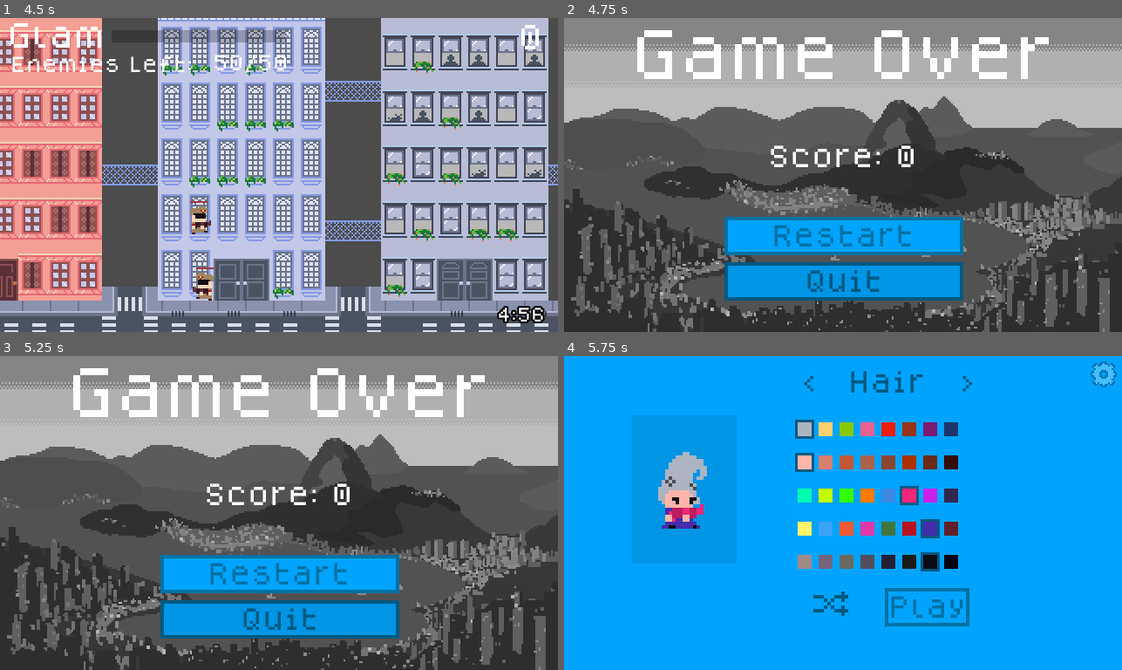
Above: before the commit, frames 1-4 (two rows, left to right).
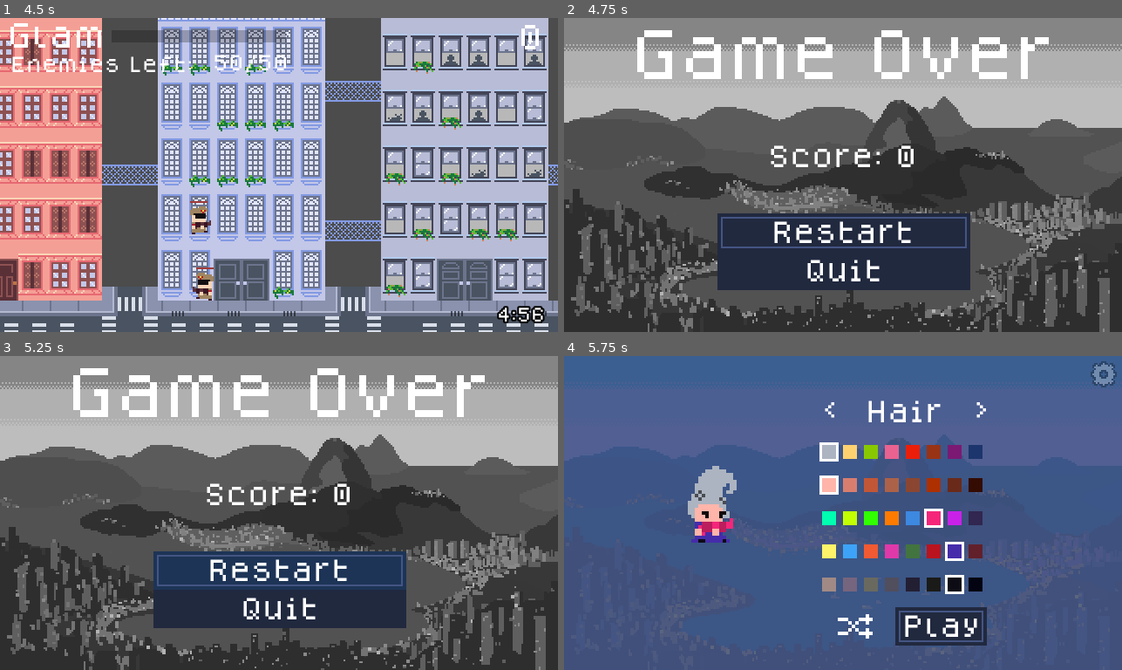
Above: after the commit, the same moments.

Repository: hamiltonromualdo/bring-ur-glam
Game: Godot game, scene res://src/Levels/EndGame.tscn
The game is run twice, just before and just after one commit, with the same random seed, the same clock (stepped at 60 frames per second) and the same inputs. This scene is started directly instead of the project's main scene. Sound files missing from this copy of the repository are replaced by a short silence.
Inputs (mouse positions are in pixels of both pictures, inside the frame that each line leads up to):
- Up to frame 1 (4.5 s): tap Enter (ui_accept) at 0.5, 0.77, 1.52, 3.02, 3.77 s; move the mouse to (401, 159) at 0.52 s; hold Right (ui_right) 0.53-2.03 s; move the mouse to (167, 190) at 1.27 s; move the mouse to (334, 105) at 2.02 s; hold Left (ui_left) 2.03-2.78 s; move the mouse to (251, 237) at 2.77 s; hold Right (ui_right) 2.78-4.28 s; move the mouse to (446, 222) at 3.52 s; move the mouse to (111, 127) at 4.27 s; hold Left (ui_left) from 4.28 s (still down)
- Up to frame 2 (4.75 s): keep holding Left (ui_left); tap Enter (ui_accept) at 4.52 s
- Up to frame 3 (5.25 s): release Left (ui_left) at 5 s; click "Restart" at 5 s
- Up to frame 4 (5.75 s): no input

Frame 1 is identical in both runs. In frame 2, 12% of the frame differs, in the area x 27-73%, y 62-90%; in frame 3, 12%; in frame 4, 100%, in the area x 0-100%, y 0-100%.

Commit message:
Change theme

Diff:
--- a/bring_ur_glam/assets/ui/flat_pixel_theme.tres
+++ b/bring_ur_glam/assets/ui/flat_pixel_theme.tres
@@ -14,37 +14,39 @@
 font_data = ExtResource( 2 )
 fallback/0 = SubResource( 6 )
 
-[sub_resource type="StyleBoxFlat" id=9]
-bg_color = Color( 0, 0.647059, 1, 1 )
-border_width_left = 2
-border_width_top = 2
-border_width_right = 2
-border_width_bottom = 2
-border_color = Color( 0, 0.447059, 0.647059, 1 )
+[sub_resource type="StyleBoxFlat" id=18]
+bg_color = Color( 0.117647, 0.207843, 0.341176, 0 )
+border_width_left = 1
+border_width_top = 1
+border_width_right = 1
+border_width_bottom = 1
+border_color = Color( 0.270588, 0.337255, 0.517647, 1 )
+expand_margin_left = 2.0
+expand_margin_right = 2.0
 
 [sub_resource type="StyleBoxFlat" id=3]
-bg_color = Color( 0, 0.647059, 1, 1 )
-border_width_left = 2
-border_width_top = 2
-border_width_right = 2
-border_width_bottom = 2
+bg_color = Color( 0.117647, 0.207843, 0.341176, 1 )
 border_color = Color( 0, 0.447059, 0.647059, 1 )
+expand_margin_left = 4.0
+expand_margin_right = 4.0
+expand_margin_top = 2.0
+expand_margin_bottom = 2.0
 
 [sub_resource type="StyleBoxFlat" id=1]
-bg_color = Color( 0, 0.588235, 0.901961, 1 )
-border_width_left = 2
-border_width_top = 2
-border_width_right = 2
-border_width_bottom = 2
-border_color = Color( 0, 0.352941, 0.509804, 1 )
+bg_color = Color( 0.133333, 0.164706, 0.25098, 1 )
+border_color = Color( 1, 1, 1, 1 )
+expand_margin_left = 4.0
+expand_margin_right = 4.0
+expand_margin_top = 2.0
+expand_margin_bottom = 2.0
 
 [sub_resource type="StyleBoxFlat" id=4]
-bg_color = Color( 0, 0.447059, 0.686275, 1 )
-border_width_left = 2
-border_width_top = 2
-border_width_right = 2
-border_width_bottom = 2
+bg_color = Color( 0.117647, 0.207843, 0.341176, 1 )
 border_color = Color( 0, 0.270588, 0.396078, 1 )
+expand_margin_left = 4.0
+expand_margin_right = 4.0
+expand_margin_top = 2.0
+expand_margin_bottom = 2.0
 
 [sub_resource type="StyleBoxLine" id=15]
 color = Color( 0, 0.270588, 0.396078, 1 )
@@ -79,12 +81,12 @@
 
 [resource]
 default_font = SubResource( 11 )
-Button/colors/font_color = Color( 0, 0.352941, 0.509804, 1 )
-Button/colors/font_color_focus = Color( 0, 0.447059, 0.647059, 1 )
-Button/colors/font_color_hover = Color( 0, 0.447059, 0.647059, 1 )
-Button/colors/font_color_pressed = Color( 0, 0.270588, 0.396078, 1 )
+Button/colors/font_color = Color( 1, 1, 1, 1 )
+Button/colors/font_color_focus = Color( 1, 1, 1, 1 )
+Button/colors/font_color_hover = Color( 1, 1, 1, 1 )
+Button/colors/font_color_pressed = Color( 0.270588, 0.337255, 0.517647, 1 )
 Button/fonts/font = SubResource( 2 )
-Button/styles/focus = SubResource( 9 )
+Button/styles/focus = SubResource( 18 )
 Button/styles/hover = SubResource( 3 )
 Button/styles/normal = SubResource( 1 )
 Button/styles/pressed = SubResource( 4 )
@@ -96,5 +98,5 @@
 HSlider/styles/grabber_area_highlight = SubResource( 16 )
 HSlider/styles/slider = SubResource( 17 )
 Label/fonts/font = SubResource( 10 )
-RichTextLabel/colors/default_color = Color( 0, 0.352941, 0.509804, 1 )
+RichTextLabel/colors/default_color = Color( 1, 1, 1, 1 )
 RichTextLabel/fonts/normal_font = SubResource( 8 )
--- a/bring_ur_glam/src/UserInterface/CustomizePlayer.tscn
+++ b/bring_ur_glam/src/UserInterface/CustomizePlayer.tscn
@@ -17,6 +17,7 @@
 [ext_resource path="res://src/UserInterface/ButtonWithSound.tscn" type="PackedScene" id=15]
 [ext_resource path="res://assets/icons/settings_pressed.png" type="Texture" id=16]
 [ext_resource path="res://src/UserInterface/SoundControl.tscn" type="PackedScene" id=17]
+[ext_resource path="res://assets/bg/menu_rio.png" type="Texture" id=18]
 
 [node name="CustomizablePlayer" type="Node2D"]
 script = ExtResource( 2 )
@@ -30,7 +31,7 @@
 scale = Vector2( 2, 2 )
 
 [node name="CompositionalSprites" parent="PlayerImages" index="0"]
-position = Vector2( 16, 16.5 )
+position = Vector2( 24.5, 20.5 )
 
 [node name="Control" type="Control" parent="."]
 margin_right = 40.0
@@ -41,10 +42,10 @@
 }
 
 [node name="VBoxContainer" type="VBoxContainer" parent="Control"]
-margin_left = 134.0
-margin_top = 5.0
-margin_right = 289.0
-margin_bottom = 197.0
+margin_left = 148.0
+margin_top = 22.0
+margin_right = 303.0
+margin_bottom = 199.0
 size_flags_horizontal = 3
 size_flags_vertical = 3
 custom_constants/separation = 11
@@ -55,11 +56,11 @@
 
 [node name="HBoxContainer" type="HBoxContainer" parent="Control/VBoxContainer"]
 margin_right = 155.0
-margin_bottom = 23.0
+margin_bottom = 19.0
 
 [node name="HairChangeLeft" type="Button" parent="Control/VBoxContainer/HBoxContainer"]
-margin_right = 13.0
-margin_bottom = 23.0
+margin_right = 9.0
+margin_bottom = 19.0
 text = "<"
 flat = true
 __meta__ = {
@@ -67,9 +68,9 @@
 }
 
 [node name="Hair" type="RichTextLabel" parent="Control/VBoxContainer/HBoxContainer"]
-margin_left = 17.0
-margin_right = 87.0
-margin_bottom = 23.0
+margin_left = 13.0
+margin_right = 83.0
+margin_bottom = 19.0
 rect_min_size = Vector2( 70, 0 )
 bbcode_enabled = true
 bbcode_text = "[center]Hair[/center]"
@@ -80,9 +81,9 @@
 }
 
 [node name="HairChangeRight" type="Button" parent="Control/VBoxContainer/HBoxContainer"]
-margin_left = 91.0
-margin_right = 104.0
-margin_bottom = 23.0
+margin_left = 87.0
+margin_right = 96.0
+margin_bottom = 19.0
 text = ">"
 flat = true
 __meta__ = {
@@ -90,9 +91,9 @@
 }
 
 [node name="HairColor" parent="Control/VBoxContainer" instance=ExtResource( 1 )]
-margin_top = 34.0
+margin_top = 30.0
 margin_right = 155.0
-margin_bottom = 42.0
+margin_bottom = 38.0
 
 [node name="ColorSwatch" type="TextureButton" parent="Control/VBoxContainer/HairColor" instance=ExtResource( 9 )]
 margin_right = 8.0
@@ -103,8 +104,7 @@
 __meta__ = {
 "_edit_use_anchors_": false
 }
-color = Color( 0.976471, 0.486275, 0.643137, 1 )
-contour = true
+color = Color( 0.678431, 0.709804, 0.760784, 1 )
 
 [node name="ColorSwatch2" type="TextureButton" parent="Control/VBoxContainer/HairColor" instance=ExtResource( 9 )]
 margin_left = 12.0
@@ -116,7 +116,7 @@
 __meta__ = {
 "_edit_use_anchors_": false
 }
-color = Color( 0.996078, 1, 0.815686, 1 )
+color = Color( 0.996078, 0.823529, 0.443137, 1 )
 
 [node name="ColorSwatch3" type="TextureButton" parent="Control/VBoxContainer/HairColor" instance=ExtResource( 9 )]
 margin_left = 24.0
@@ -128,7 +128,7 @@
 __meta__ = {
 "_edit_use_anchors_": false
 }
-color = Color( 0.8, 0.964706, 0.760784, 1 )
+color = Color( 0.537255, 0.788235, 0.00784314, 1 )
 
 [node name="ColorSwatch4" type="TextureButton" parent="Control/VBoxContainer/HairColor" instance=ExtResource( 9 )]
 margin_left = 36.0
@@ -140,7 +140,7 @@
 __meta__ = {
 "_edit_use_anchors_": false
 }
-color = Color( 0.486275, 0.811765, 0.737255, 1 )
+color = Color( 0.917647, 0.388235, 0.568627, 1 )
 
 [node name="ColorSwatch5" type="TextureButton" parent="Control/VBoxContainer/HairColor" instance=ExtResource( 9 )]
 margin_left = 48.0
@@ -152,7 +152,7 @@
 __meta__ = {
 "_edit_use_anchors_": false
 }
-color = Color( 0.968627, 0.780392, 0.239216, 1 )
+color = Color( 0.92549, 0.121569, 0.0431373, 1 )
 
 [node name="ColorSwatch6" type="TextureButton" parent="Control/VBoxContainer/HairColor" instance=ExtResource( 9 )]
 margin_left = 60.0
@@ -164,12 +164,37 @@
 __meta__ = {
 "_edit_use_anchors_": false
 }
-color = Color( 0.188235, 0.211765, 0, 1 )
+color = Color( 0.6, 0.203922, 0.0901961, 1 )
+
+[node name="ColorSwatch7" type="TextureButton" parent="Control/VBoxContainer/HairColor" instance=ExtResource( 9 )]
+margin_left = 72.0
+margin_right = 80.0
+margin_bottom = 8.0
+rect_min_size = Vector2( 8, 8 )
+expand = true
+script = ExtResource( 10 )
+__meta__ = {
+"_edit_use_anchors_": false
+}
+color = Color( 0.486275, 0.101961, 0.454902, 1 )
+contour = true
+
+[node name="ColorSwatch8" type="TextureButton" parent="Control/VBoxContainer/HairColor" instance=ExtResource( 9 )]
+margin_left = 84.0
+margin_right = 92.0
+margin_bottom = 8.0
+rect_min_size = Vector2( 8, 8 )
+expand = true
+script = ExtResource( 10 )
+__meta__ = {
+"_edit_use_anchors_": false
+}
+color = Color( 0.113725, 0.215686, 0.431373, 1 )
 
 [node name="SkinColor" parent="Control/VBoxContainer" instance=ExtResource( 8 )]
-margin_top = 53.0
+margin_top = 49.0
 margin_right = 155.0
-margin_bottom = 61.0
+margin_bottom = 57.0
 
 [node name="ColorSwatch" type="TextureButton" parent="Control/VBoxContainer/SkinColor" instance=ExtResource( 9 )]
 margin_right = 8.0
@@ -180,7 +205,7 @@
 __meta__ = {
 "_edit_use_anchors_": false
 }
-color = Color( 0.207843, 0.0509804, 0.00784314, 1 )
+color = Color( 1, 0.713726, 0.670588, 1 )
 
 [node name="ColorSwatch2" type="TextureButton" parent="Control/VBoxContainer/SkinColor" instance=ExtResource( 9 )]
 margin_left = 12.0
@@ -192,7 +217,7 @@
 __meta__ = {
 "_edit_use_anchors_": false
 }
-color = Color( 0.419608, 0.168627, 0.105882, 1 )
+color = Color( 0.85098, 0.498039, 0.439216, 1 )
 
 [node name="ColorSwatch3" type="TextureButton" parent="Control/VBoxContainer/SkinColor" instance=ExtResource( 9 )]
 margin_left = 24.0
@@ -204,7 +229,7 @@
 __meta__ = {
 "_edit_use_anchors_": false
 }
-color = Color( 0.54902, 0.278431, 0.196078, 1 )
+color = Color( 0.764706, 0.345098, 0.219608, 1 )
 
 [node name="ColorSwatch4" type="TextureButton" parent="Control/VBoxContainer/SkinColor" instance=ExtResource( 9 )]
 margin_left = 36.0
@@ -229,7 +254,7 @@
 __meta__ = {
 "_edit_use_anchors_": false
 }
-color = Color( 1, 0.713726, 0.670588, 1 )
+color = Color( 0.54902, 0.278431, 0.196078, 1 )
 
 [node name="ColorSwatch6" type="TextureButton" parent="Control/VBoxContainer/SkinColor" instance=ExtResource( 9 )]
 margin_left = 60.0
@@ -241,7 +266,7 @@
 __meta__ = {
 "_edit_use_anchors_": false
 }
-color = Color( 0.85098, 0.498039, 0.439216, 1 )
+color = Color( 0.678431, 0.192157, 0, 1 )
 
 [node name="ColorSwatch7" type="TextureButton" parent="Control/VBoxContainer/SkinColor" instance=ExtResource( 9 )]
 margin_left = 72.0
@@ -253,7 +278,7 @@
 __meta__ = {
 "_edit_use_anchors_": false
 }
-color = Color( 0.764706, 0.345098, 0.219608, 1 )
+color = Color( 0.419608, 0.168627, 0.105882, 1 )
 
 [node name="ColorSwatch8" type="TextureButton" parent="Control/VBoxContainer/SkinColor" instance=ExtResource( 9 )]
 margin_left = 84.0
@@ -265,12 +290,12 @@
 __meta__ = {
 "_edit_use_anchors_": false
 }
-color = Color( 0.678431, 0.192157, 0, 1 )
+color = Color( 0.207843, 0.0509804, 0.00784314, 1 )
 
 [node name="GunColor" parent="Control/VBoxContainer" instance=ExtResource( 11 )]
-margin_top = 72.0
+margin_top = 68.0
 margin_right = 155.0
-margin_bottom = 80.0
+margin_bottom = 76.0
 
 [node name="ColorSwatch" type="TextureButton" parent="Control/VBoxContainer/GunColor" instance=ExtResource( 9 )]
 margin_right = 8.0
@@ -281,7 +306,7 @@
 __meta__ = {
 "_edit_use_anchors_": false
 }
-color = Color( 0.247059, 0.0117647, 0.160784, 1 )
+color = Color( 0.00392157, 1, 0.698039, 1 )
 
 [node name="ColorSwatch2" type="TextureButton" parent="Control/VBoxContainer/GunColor" instance=ExtResource( 9 )]
 margin_left = 12.0
@@ -293,7 +318,7 @@
 __meta__ = {
 "_edit_use_anchors_": false
 }
-color = Color( 0.388235, 0.00392157, 0.207843, 1 )
+color = Color( 0.760784, 1, 0.0117647, 1 )
 
 [node name="ColorSwatch3" type="TextureButton" parent="Control/VBoxContainer/GunColor" instance=ExtResource( 9 )]
 margin_left = 24.0
@@ -305,7 +330,7 @@
 __meta__ = {
 "_edit_use_anchors_": false
 }
-color = Color( 0.611765, 0.341176, 0.188235, 1 )
+color = Color( 0.196078, 1, 0, 1 )
 
 [node name="ColorSwatch4" type="TextureButton" parent="Control/VBoxContainer/GunColor" instance=ExtResource( 9 )]
 margin_left = 36.0
@@ -317,7 +342,7 @@
 __meta__ = {
 "_edit_use_anchors_": false
 }
-color = Color( 0.12549, 0.00392157, 0.270588, 1 )
+color = Color( 1, 0.486275, 0, 1 )
 
 [node name="ColorSwatch5" type="TextureButton" parent="Control/VBoxContainer/GunColor" instance=ExtResource( 9 )]
 margin_left = 48.0
@@ -329,7 +354,7 @@
 __meta__ = {
 "_edit_use_anchors_": false
 }
-color = Color( 0.113725, 0.121569, 0.109804, 1 )
+color = Color( 0.243137, 0.537255, 0.882353, 1 )
 contour = true
 
 [node name="ColorSwatch6" type="TextureButton" parent="Control/VBoxContainer/GunColor" instance=ExtResource( 9 )]
@@ -342,7 +367,7 @@
 __meta__ = {
 "_edit_use_anchors_": false
 }
-color = Color( 0.882353, 0.337255, 0.890196, 1 )
+color = Color( 0.964706, 0.152941, 0.482353, 1 )
 
 [node name="ColorSwatch7" type="TextureButton" parent="Control/VBoxContainer/GunColor" instance=ExtResource( 9 )]
 margin_left = 72.0
@@ -354,7 +379,7 @@
 __meta__ = {
 "_edit_use_anchors_": false
 }
-color = Color( 0.0392157, 0.396078, 0.113725, 1 )
+color = Color( 0.796078, 0.133333, 0.917647, 1 )
 
 [node name="ColorSwatch8" type="TextureButton" parent="Control/VBoxContainer/GunColor" instance=ExtResource( 9 )]
 margin_left = 84.0
@@ -366,12 +391,12 @@
 __meta__ = {
 "_edit_use_anchors_": false
 }
-color = Color( 0.996078, 0.313726, 0, 1 )
+color = Color( 0.196078, 0.156863, 0.317647, 1 )
 
 [node name="DressColor" parent="Control/VBoxContainer" instance=ExtResource( 12 )]
-margin_top = 91.0
+margin_top = 87.0
 margin_right = 155.0
-margin_bottom = 99.0
+margin_bottom = 95.0
 
 [node name="ColorSwatch" type="TextureButton" parent="Control/VBoxContainer/DressColor" instance=ExtResource( 9 )]
 margin_right = 8.0
@@ -382,7 +407,7 @@
 __meta__ = {
 "_edit_use_anchors_": false
 }
-color = Color( 0, 0.701961, 0.337255, 1 )
+color = Color( 1, 0.956863, 0.415686, 1 )
 
 [node name="ColorSwatch2" type="TextureButton" parent="Control/VBoxContainer/DressColor" instance=ExtResource( 9 )]
 margin_left = 12.0
@@ -394,7 +419,7 @@
 __meta__ = {
 "_edit_use_anchors_": false
 }
-color = Color( 0.760784, 0.580392, 0, 1 )
+color = Color( 0.243137, 0.643137, 0.976471, 1 )
 contour = true
 
 [node name="ColorSwatch3" type="TextureButton" parent="Control/VBoxContainer/DressColor" instance=ExtResource( 9 )]
@@ -407,7 +432,7 @@
 __meta__ = {
 "_edit_use_anchors_": false
 }
-color = Color( 0.682353, 0.184314, 0.0196078, 1 )
+color = Color( 0.952941, 0.356863, 0.203922, 1 )
 
 [node name="ColorSwatch4" type="TextureButton" parent="Control/VBoxContainer/DressColor" instance=ExtResource( 9 )]
 margin_left = 36.0
@@ -419,7 +444,7 @@
 __meta__ = {
 "_edit_use_anchors_": false
 }
-color = Color( 0.2, 0.219608, 0.223529, 1 )
+color = Color( 0.878431, 0.227451, 0.666667, 1 )
 
 [node name="ColorSwatch5" type="TextureButton" parent="Control/VBoxContainer/DressColor" instance=ExtResource( 9 )]
 margin_left = 48.0
@@ -431,7 +456,7 @@
 __meta__ = {
 "_edit_use_anchors_": false
 }
-color = Color( 0, 0.701961, 0.337255, 1 )
+color = Color( 0.262745, 0.458824, 0.25098, 1 )
 
 [node name="ColorSwatch6" type="TextureButton" parent="Control/VBoxContainer/DressColor" instance=ExtResource( 9 )]
 margin_left = 60.0
@@ -443,7 +468,7 @@
 __meta__ = {
 "_edit_use_anchors_": false
 }
-color = Color( 0.729412, 0.0470588, 0.184314, 1 )
+color = Color( 0.729412, 0.0784314, 0.12549, 1 )
 
 [node name="ColorSwatch7" type="TextureButton" parent="Control/VBoxContainer/DressColor" instance=ExtResource( 9 )]
 margin_left = 72.0
@@ -455,7 +480,7 @@
 __meta__ = {
 "_edit_use_anchors_": false
 }
-color = Color( 0.498039, 0.329412, 0.192157, 1 )
+color = Color( 0.27451, 0.176471, 0.67451, 1 )
 
 [node name="ColorSwatch8" type="TextureButton" parent="Control/VBoxContainer/DressColor" instance=ExtResource( 9 )]
 margin_left = 84.0
@@ -467,12 +492,12 @@
 __meta__ = {
 "_edit_use_anchors_": false
 }
-color = Color( 0.239216, 0.00784314, 0.419608, 1 )
+color = Color( 0.388235, 0.129412, 0.168627, 1 )
 
 [node name="ShoesColor" parent="Control/VBoxContainer" instance=ExtResource( 13 )]
-margin_top = 110.0
+margin_top = 106.0
 margin_right = 155.0
-margin_bottom = 118.0
+margin_bottom = 114.0
 
 [node name="ColorSwatch" type="TextureButton" parent="Control/VBoxContainer/ShoesColor" instance=ExtResource( 9 )]
 margin_right = 8.0
@@ -571,13 +596,13 @@
 color = Color( 0.0156863, 0.0156863, 0.0705882, 1 )
 
 [node name="HBoxContainer2" type="HBoxContainer" parent="Control/VBoxContainer"]
-margin_top = 129.0
+margin_top = 125.0
 margin_right = 155.0
-margin_bottom = 152.0
+margin_bottom = 144.0
 
 [node name="Rand" type="Button" parent="Control/VBoxContainer/HBoxContainer2"]
-margin_right = 46.0
-margin_bottom = 23.0
+margin_right = 42.0
+margin_bottom = 19.0
 rect_min_size = Vector2( 30, 15 )
 text = "      "
 flat = true
@@ -587,35 +612,28 @@
 }
 
 [node name="Sprite" type="Sprite" parent="Control/VBoxContainer/HBoxContainer2/Rand"]
-modulate = Color( 0, 0.352941, 0.509804, 1 )
 position = Vector2( 19, 10 )
 scale = Vector2( 2, 2 )
 texture = ExtResource( 5 )
 
 [node name="StartGame" parent="Control/VBoxContainer/HBoxContainer2" instance=ExtResource( 15 )]
-margin_left = 50.0
-margin_right = 98.0
-margin_bottom = 23.0
+margin_left = 46.0
+margin_right = 90.0
+margin_bottom = 19.0
 text = "Play"
 
 [node name="Background" type="CanvasLayer" parent="Control"]
-layer = -1
-
-[node name="ColorRect" type="ColorRect" parent="Control/Background"]
+layer = -6
+
+[node name="Sprite" type="Sprite" parent="Control/Background"]
+position = Vector2( 160, 90 )
+texture = ExtResource( 18 )
+
+[node name="ColorRect3" type="ColorRect" parent="Control/Background"]
 anchor_right = 1.0
 anchor_bottom = 1.0
-color = Color( 0, 0.647059, 1, 1 )
-__meta__ = {
-"_edit_use_anchors_": false
-}
-
-[node name="ColorRect2" type="ColorRect" parent="Control/Background"]
-margin_left = 39.0
-margin_top = 34.0
-margin_right = 79.0
-margin_bottom = 74.0
 rect_scale = Vector2( 1.50376, 2.12089 )
-color = Color( 0, 0.588235, 0.901961, 1 )
+color = Color( 0.270588, 0.337255, 0.517647, 0.870588 )
 __meta__ = {
 "_edit_use_anchors_": false
 }
--- a/bring_ur_glam/src/UserInterface/PlayerCustomization/ColorSwatch.tscn
+++ b/bring_ur_glam/src/UserInterface/PlayerCustomization/ColorSwatch.tscn
@@ -22,7 +22,6 @@
 texture = ExtResource( 2 )
 
 [node name="Contour" type="Sprite" parent="."]
-modulate = Color( 0, 0.352941, 0.509804, 1 )
 position = Vector2( 4, 4 )
 scale = Vector2( 0.5, 0.5 )
 texture = ExtResource( 3 )
--- a/bring_ur_glam/src/UserInterface/RandButton.gd
+++ b/bring_ur_glam/src/UserInterface/RandButton.gd
@@ -2,16 +2,16 @@
 
 
 func _on_Rand_button_down() -> void:
-    $Sprite.modulate = "#004565"
+    $Sprite.modulate = "#253664"
 
 
 func _on_Rand_button_up() -> void:
-    $Sprite.modulate = "#0072a5"
+    $Sprite.modulate = "#ffffff"
 
 
 func _on_Rand_mouse_entered() -> void:
-    $Sprite.modulate = "#0072a5"
+    $Sprite.modulate = "#ffffff"
 
 
 func _on_Rand_mouse_exited() -> void:
-    $Sprite.modulate = "#005a82"
+    $Sprite.modulate = "#ffffff"
--- a/bring_ur_glam/src/UserInterface/TitleScreen.tscn
+++ b/bring_ur_glam/src/UserInterface/TitleScreen.tscn
@@ -95,9 +95,9 @@
 [node name="Title" type="Label" parent="."]
 anchor_left = 0.5
 anchor_right = 0.5
-margin_left = -51.0
+margin_left = -46.0
 margin_top = -30.0
-margin_right = 51.0
+margin_right = 56.0
 margin_bottom = 12.0
 theme = ExtResource( 5 )
 text = "BRING UR"
@@ -116,24 +116,25 @@
 anchor_top = 1.0
 anchor_right = 0.5
 anchor_bottom = 1.0
-margin_left = -42.5
-margin_top = -60.0
-margin_right = 42.5
-margin_bottom = -10.0
+margin_left = -38.5
+margin_top = -57.0
+margin_right = 46.5
+margin_bottom = -7.0
 __meta__ = {
 "_edit_use_anchors_": false
 }
 
 [node name="PlayButton" parent="Menu" instance=ExtResource( 3 )]
 margin_right = 85.0
+margin_bottom = 19.0
 disabled = true
 text = "Play"
 next_scene = ExtResource( 4 )
 
 [node name="CreditsButton" parent="Menu" instance=ExtResource( 3 )]
-margin_top = 27.0
+margin_top = 23.0
 margin_right = 85.0
-margin_bottom = 50.0
+margin_bottom = 42.0
 theme = ExtResource( 1 )
 text = "Credits"
 script = null
Not shown: 1 places in bring_ur_glam/src/UserInterface/CustomizePlayer.tscn that only renumber resources
